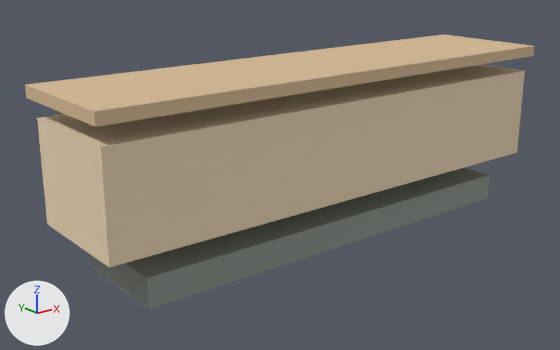
Two versions of the glTF model second-room/assets/furniture/media_console.glb, one commit apart.
Rendered twice from a camera (50 mm lens) standing at (-1.777, -2.017, 1.051) and looking at (-0.117, 0.058, 0.221). Every picture has the same lights, and +X, +Y and +Z are marked at lower left. The first picture is the older version. Vertices at exactly the same position are counted once.

Names of what the first picture shows: 'media_console_dark_2', 'media_console_oak_1', 'media_console_oak_light_0'.
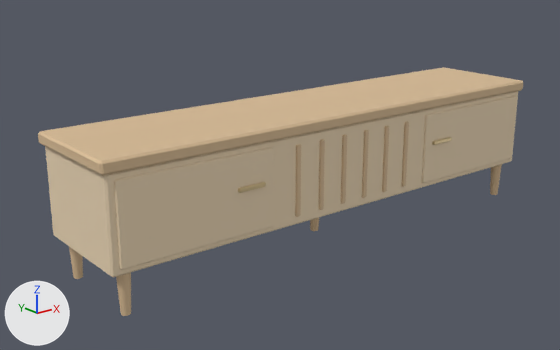
What differs and where, as boxes [x1, y1, x2, y2] in the pictures (560 x 350 px):
'media_console_oak_light_0', reshaped (9% shorter): before [37, 64, 525, 268]; after [45, 91, 518, 277]
'media_console_oak', added (beige): after [38, 67, 523, 316]
'media_console_oak_1', deleted (beige): before [25, 35, 534, 127]
'media_console_dark_2', deleted: before [93, 168, 490, 309]
'media_console_brass', added: after [238, 137, 452, 193]

The change, as a list of edits to the scene's bpy script:
```text
Add mat_brass:
    mat_brass = principled_material('brass')
    mat_brass.base_color = (0.72, 0.56, 0.3)  # beige #ddc595
    mat_brass.metallic = 0.42
    mat_brass.roughness = 0.38
Change me_media_console_oak_light_0:
    used by ob_media_console_oak_light_0; location = (0.0, 0.0, 0.0)
    remove me_media_console_oak_light_0.from_pydata(...)  # 8 vertices, 12 faces; spans x -0.93..0.93, y -0.21..0.21, z 0.18..0.52
    add me_media_console_oak_light_0.from_pydata(...)  # 72 vertices, 132 faces; spans x -0.92..0.92, y -0.21..0.2, z 0.14..0.44
    me_media_console_oak_light_0 part 1: the whole mesh is rebuilt
Add me_media_console_brass:
    me_media_console_brass.from_pydata(...)  # 48 vertices, 88 faces; spans x -0.49..0.49, y -0.217..-0.203, z 0.303..0.317
    me_media_console_brass.materials.append(mat_brass)  # beige #ddc595
Add me_media_console_oak:
    me_media_console_oak.from_pydata(...)  # 296 vertices, 540 faces; spans x -0.93..0.93, y -0.21..0.21, z 0.0..0.48
    me_media_console_oak.materials.append(mat_oak)  # beige #d8bc95
Remove ob_media_console_dark_2:
    ob_media_console_dark_2 = bpy.data.objects.new('media_console_dark_2', me_media_console_dark_2)
    ob_media_console_dark_2.location = (0.0, 0.0, 0.0)
Remove ob_media_console_oak_1:
    ob_media_console_oak_1 = bpy.data.objects.new('media_console_oak_1', me_media_console_oak_1)
    ob_media_console_oak_1.location = (0.0, 0.0, 0.0)
Add ob_media_console_brass:
    ob_media_console_brass = bpy.data.objects.new('media_console_brass', me_media_console_brass)
    ob_media_console_brass.location = (0.0, 0.0, 0.0)
Add ob_media_console_oak:
    ob_media_console_oak = bpy.data.objects.new('media_console_oak', me_media_console_oak)
    ob_media_console_oak.location = (0.0, 0.0, 0.0)
```
